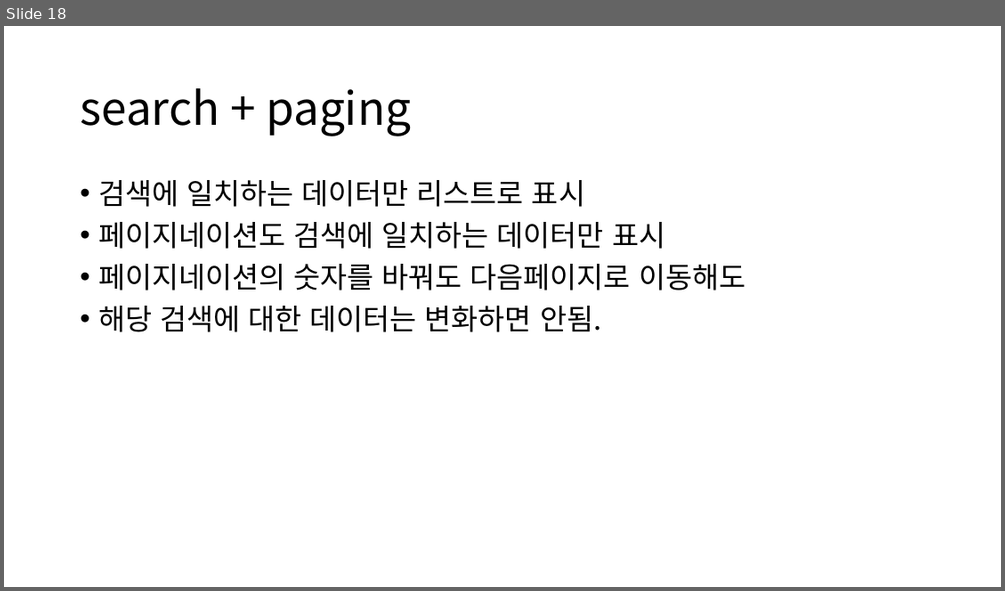
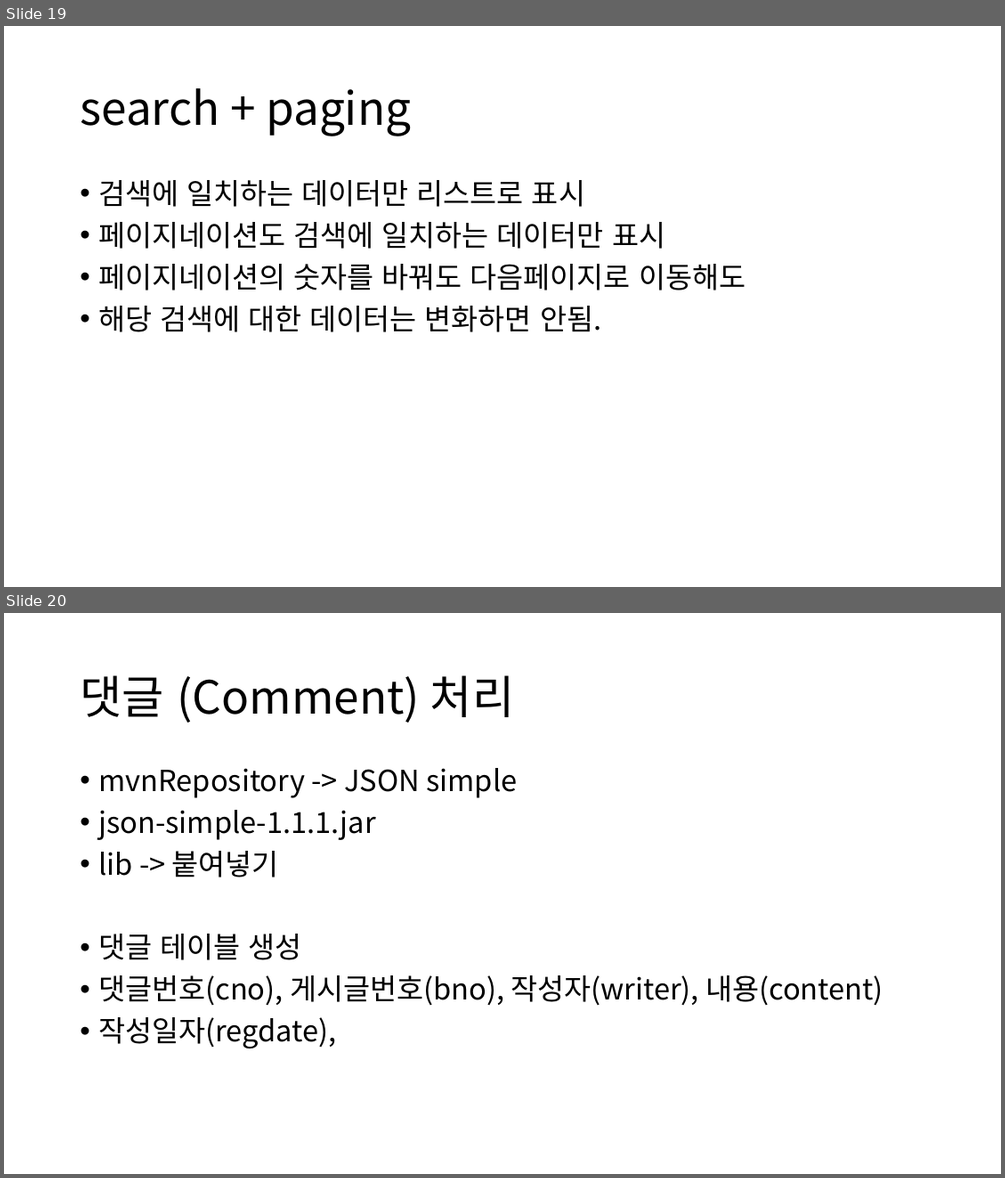
Before and after one commit to kimmustard/ezenBoradMember, a slide deck: Servlet게시판만들기.pptx. Shown one above the other, each under a label of ours: slide 18 before the commit, slides 19 and 20 after it. The pictures are 1005x591 and 1005x1178 pixels, drawn with LibreOffice and Linux fonts; fonts in the diff are those of the drawing. Boxes give left, top, right and bottom in pixels: in the first picture for what was removed or moved away, otherwise in the second. Text is boxed around its words. In the diff, an @@ line names an element or a change of style, - is before the commit and + after.

```diff
--- a/Servlet게시판만들기.pptx
+++ b/Servlet게시판만들기.pptx
@@ slide 20 added at <box>4,613,1001,1174</box>, background #FFFFFF @@
@@ title added at <box>80,675,514,722</box>, 44 pt, text #000000 @@
+댓글 (Comment) 처리
@@ text added at <box>98,768,883,1048</box>, 28 pt, text #000000 @@
+• mvnRepository -> JSON simple
+• json-simple-1.1.1.jar
+• lib -> 붙여넣기
+• 댓글 테이블 생성
+• 댓글번호(cno), 게시글번호(bno), 작성자(writer), 내용(content)
+• 작성일자(regdate),
@@ what was slide 18 is now slide 19 @@
```
Also in this commit, not shown: 3 other slides added, 16 other files.
